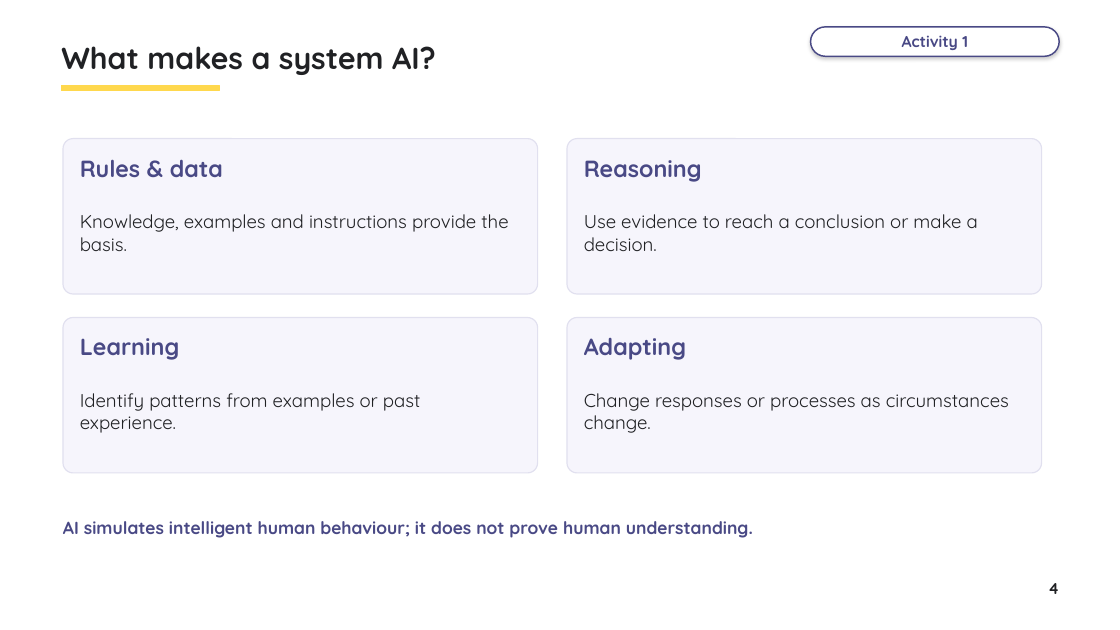
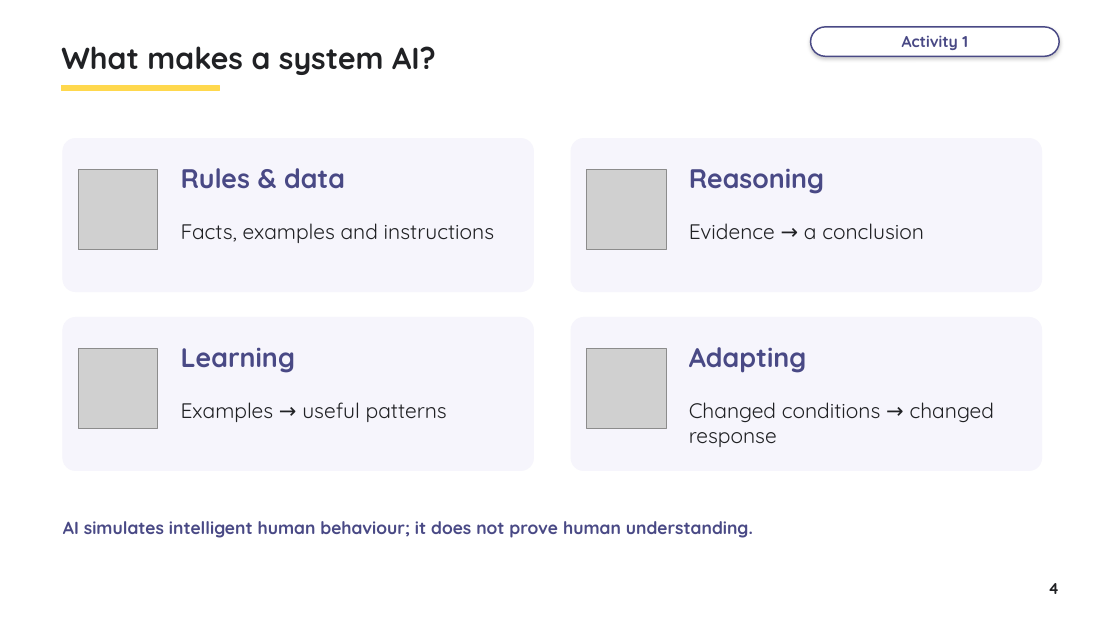
Before and after one commit to myk-sh/cs-lessons, a slide deck: slide 4 of 0478 P1/Artificial Intelligence/IGCSE_0478_Lesson_-_Artificial_Intelligence.pptx. Drawn at 1120x630 pixels with LibreOffice and Linux fonts; fonts in the diff are those of the drawing; grey boxes stand for pictures. Boxes give left, top, right and bottom in pixels: in the first picture for what was removed or moved away, otherwise in the second. Text is boxed around its words. In the diff, an @@ line names an element or a change of style, - is before the commit and + after.

```diff
--- a/0478 P1/Artificial Intelligence/IGCSE_0478_Lesson_-_Artificial_Intelligence.pptx
+++ b/0478 P1/Artificial Intelligence/IGCSE_0478_Lesson_-_Artificial_Intelligence.pptx
@@ rounded rectangle: place and size @@
-rounded rectangle at [63,139,538,294]
+rounded rectangle at [63,139,534,292]
@@ rounded rectangle: place and size @@
-rounded rectangle at [567,139,1042,294]
+rounded rectangle at [571,139,1042,292]
@@ picture added at [78,170,158,250] @@
@@ text "Rules & data": place and size @@
-text "Rules & data" at [80,159,223,177]
+text "Rules & data" at [181,168,345,189]
@@ picture added at [586,170,666,250] @@
@@ size 20 to 23 pt in 4 elements at [689,347,807,373], [181,347,295,373], [181,168,345,189], [689,168,824,194] @@
@@ text "Reasoning": place and size @@
-text "Reasoning" at [584,160,702,182]
+text "Reasoning" at [689,168,824,194]
@@ text at [181,223,495,243]: text changed; size 16 to 18 pt @@
-Knowledge, examples and instructions provide the basis.
+Facts, examples and instructions
@@ text at [689,223,924,239]: text changed; size 16 to 18 pt @@
-Use evidence to reach a conclusion or make a decision.
+Evidence → a conclusion
@@ rounded rectangle: place and size @@
-rounded rectangle at [63,318,538,473]
+rounded rectangle at [63,318,534,471]
@@ outline #E1E0EF 1 pt to #F6F5FC 1 pt; proportions changed in 4 elements at [63,139,534,292], [571,139,1042,292], [63,318,534,471], [571,318,1042,471] @@
@@ rounded rectangle: place and size @@
-rounded rectangle at [567,318,1042,473]
+rounded rectangle at [571,318,1042,471]
@@ picture added at [78,349,158,429] @@
@@ text "Learning": place and size @@
-text "Learning" at [80,338,180,360]
+text "Learning" at [181,347,295,373]
@@ picture added at [586,349,666,429] @@
@@ text "Adapting": place and size @@
-text "Adapting" at [584,338,686,360]
+text "Adapting" at [689,347,807,373]
@@ text removed at [80,393,420,433] @@
-Identify patterns from examples or past experience.
@@ text added at [181,402,447,422], 18 pt, text #202124 @@
+Examples → useful patterns
@@ text removed at [584,393,1009,433] @@
-Change responses or processes as circumstances change.
@@ text added at [689,402,994,447], 18 pt, text #202124 @@
+Changed conditions → changed response
```
Also in this commit, not shown: 13 other slides changed, 1 slide added, 1 slide removed, 48 other files.
